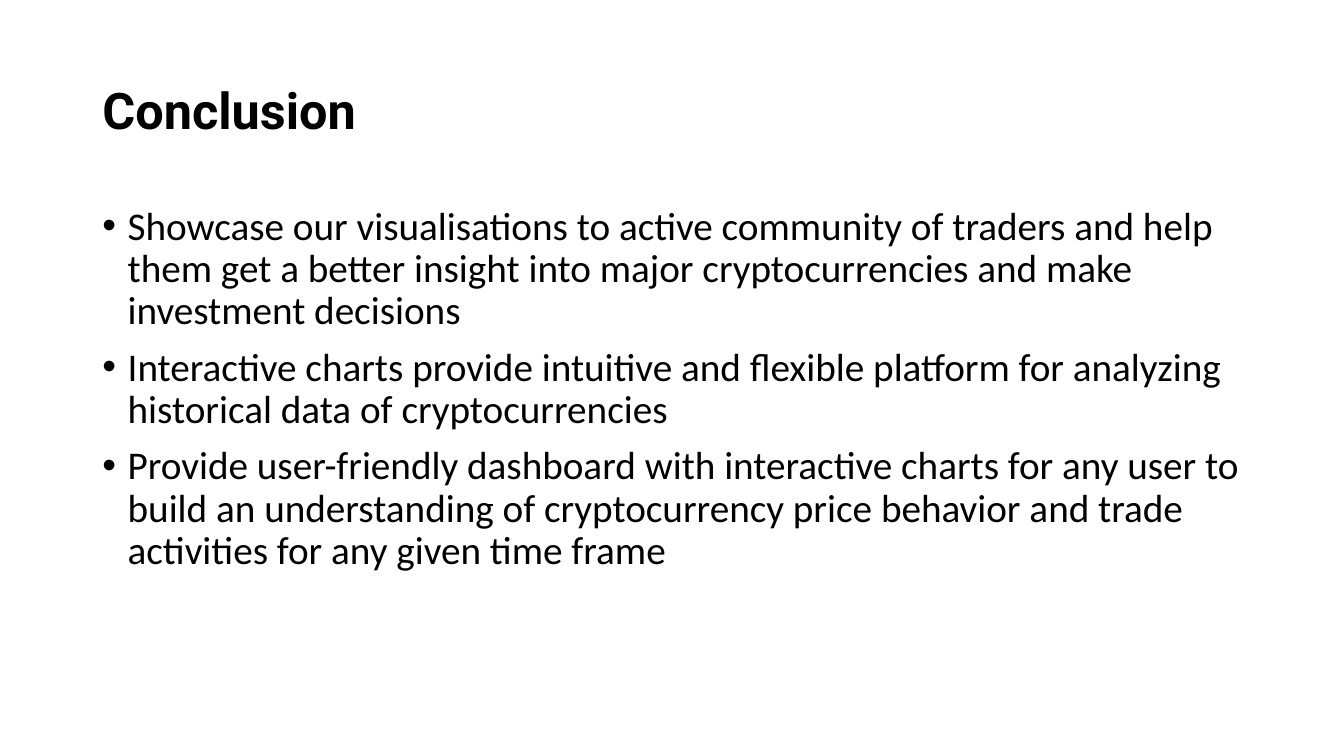
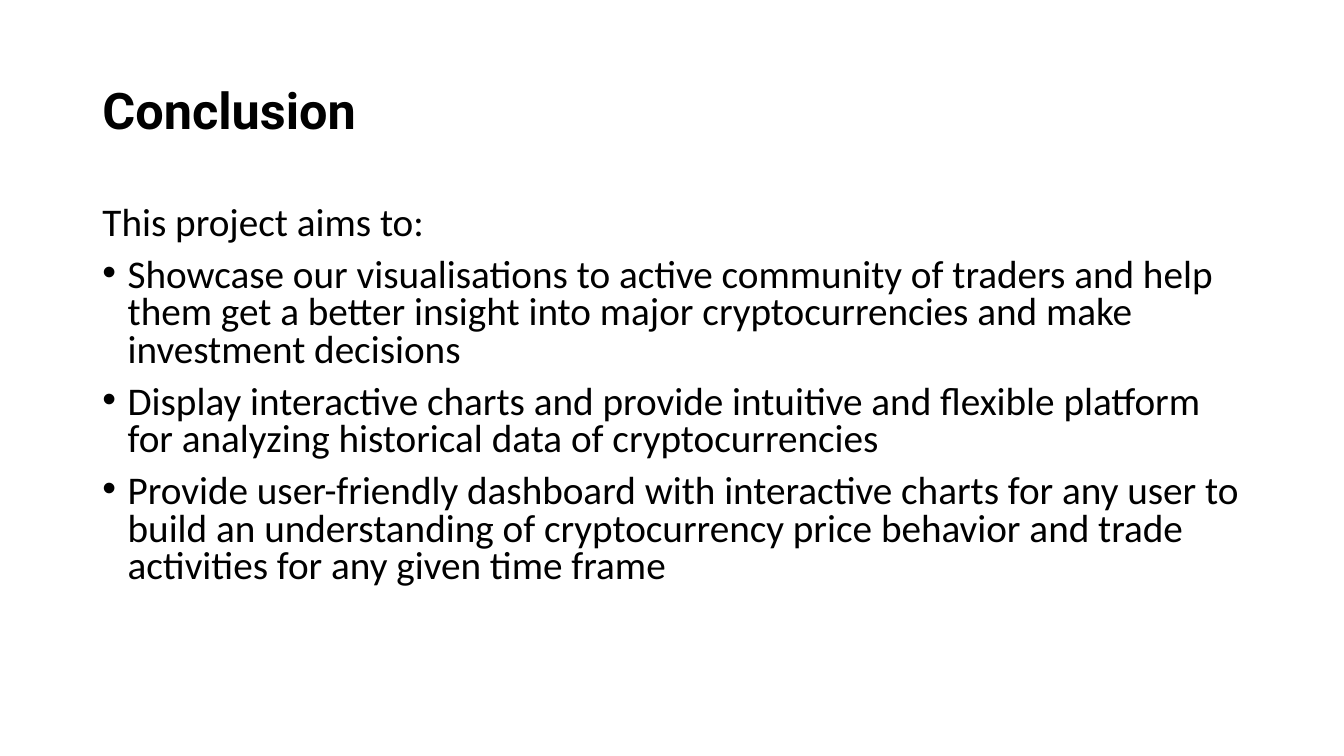
Before and after one commit to Abzraja/cryptocurrency-dashboard, a slide deck: slide 10 of Project 3 Binance.pptx. Drawn at 1344x756 pixels with LibreOffice and Linux fonts; fonts in the diff are those of the drawing. Boxes give left, top, right and bottom in pixels: in the first picture for what was removed or moved away, otherwise in the second. Text is boxed around its words. In the diff, an @@ line names an element or a change of style, - is before the commit and + after.

Commit message:
some updates on ppt

```diff
--- a/Project 3 Binance.pptx
+++ b/Project 3 Binance.pptx
@@ text at [102,208,424,243]: paragraph added @@
+This project aims to:
@@ text at [128,260,1238,586]: line spacing 0.9 to 0.8 @@
@@ text at [128,387,1201,459]: text changed @@
-• Interactive charts provide intuitive and flexible platform for analyzing historical data of cryptocurrencies
+• Display interactive charts and provide intuitive and flexible platform for analyzing historical data of cryptocurrencies
```
